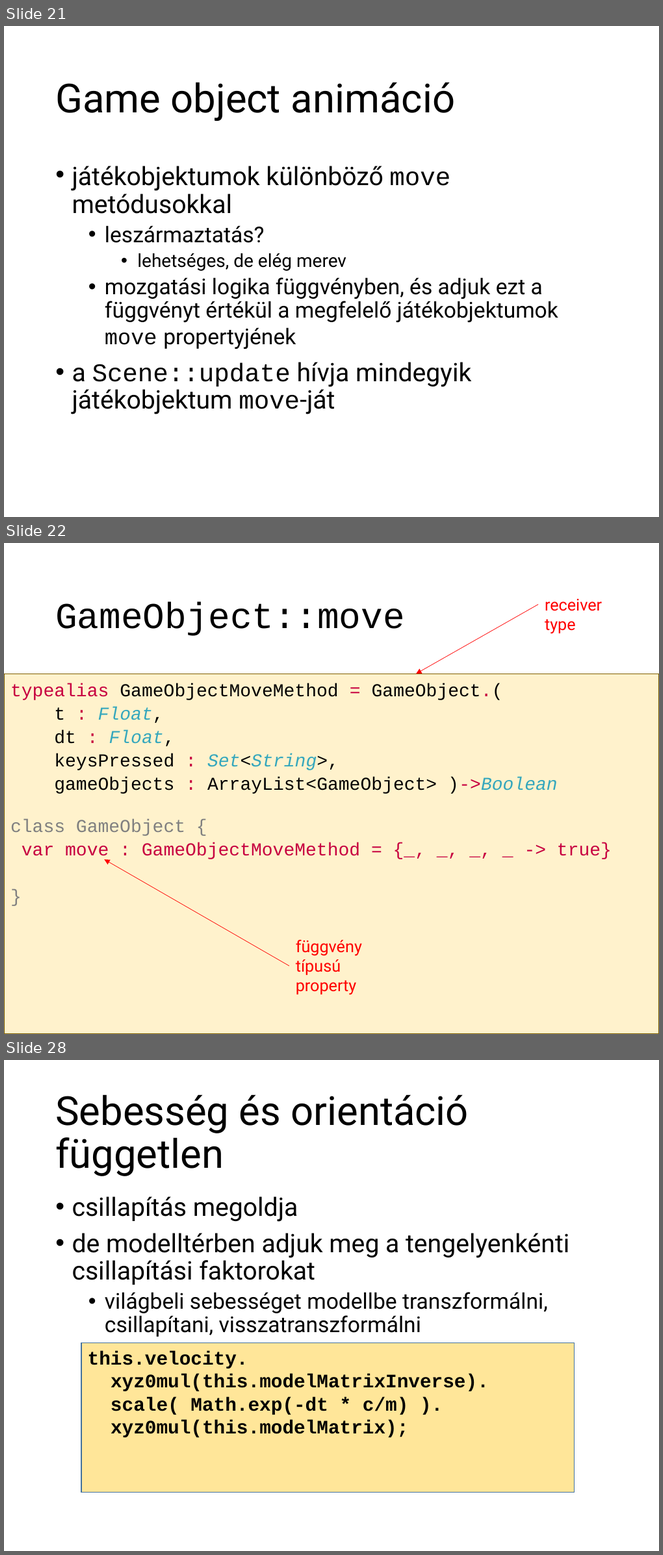
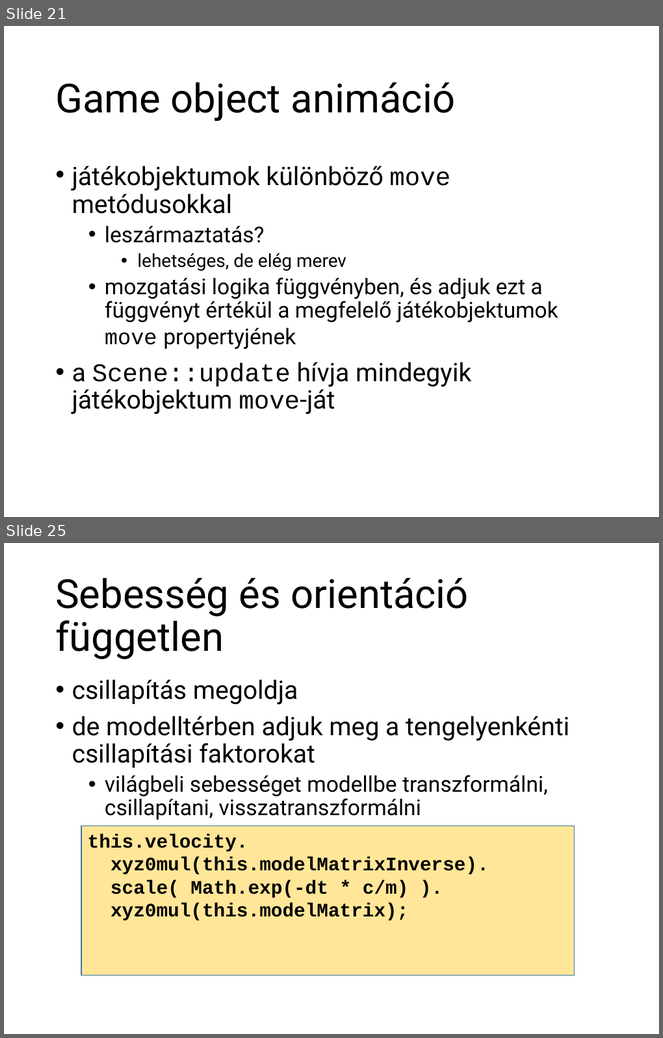
Before and after one commit to szecsi/kogfactory, a slide deck: projects/kog.3gr.020-gom/3gre060_physics.pptx. Shown one above the other, each under a label of ours: slides 21, 22 and 28 before the commit, slides 21 and 25 after it; the slides between them are not shown. The pictures are 663x1555 and 663x1038 pixels, drawn with LibreOffice and Linux fonts; fonts in the diff are those of the drawing. Boxes give left, top, right and bottom in pixels: in the first picture for what was removed or moved away, otherwise in the second. Text is boxed around its words. In the diff, an @@ line names an element or a change of style, - is before the commit and + after.

```diff
--- a/projects/kog.3gr.020-gom/3gre060_physics.pptx
+++ b/projects/kog.3gr.020-gom/3gre060_physics.pptx
@@ slide 22 removed at (x1=4, y1=543, x2=659, y2=1034), background #FFFFFF @@
@@ text removed at (x1=545, y1=599, x2=602, y2=634) @@
-receiver type
@@ title removed at (x1=55, y1=602, x2=404, y2=636) @@
-GameObject::move
@@ arrow removed from (539, 605) to (416, 674) @@
@@ text removed at (x1=4, y1=674, x2=659, y2=1034) @@
-typealias GameObjectMoveMethod = GameObject.(
-t : Float,
-dt : Float,
-keysPressed : Set<String>,
-gameObjects : ArrayList<GameObject> )->Boolean
-class GameObject {
-var move : GameObjectMoveMethod = {_, _, _, _ -> true}
-}
@@ arrow removed from (289, 966) to (104, 860) @@
@@ text removed at (x1=296, y1=940, x2=362, y2=995) @@
-függvény típusú property
@@ what was slide 28 is now slide 25 @@
```
Also in this commit, not shown: 1 slide changed, 2 slides added, 4 other slides removed, 15 other files.
